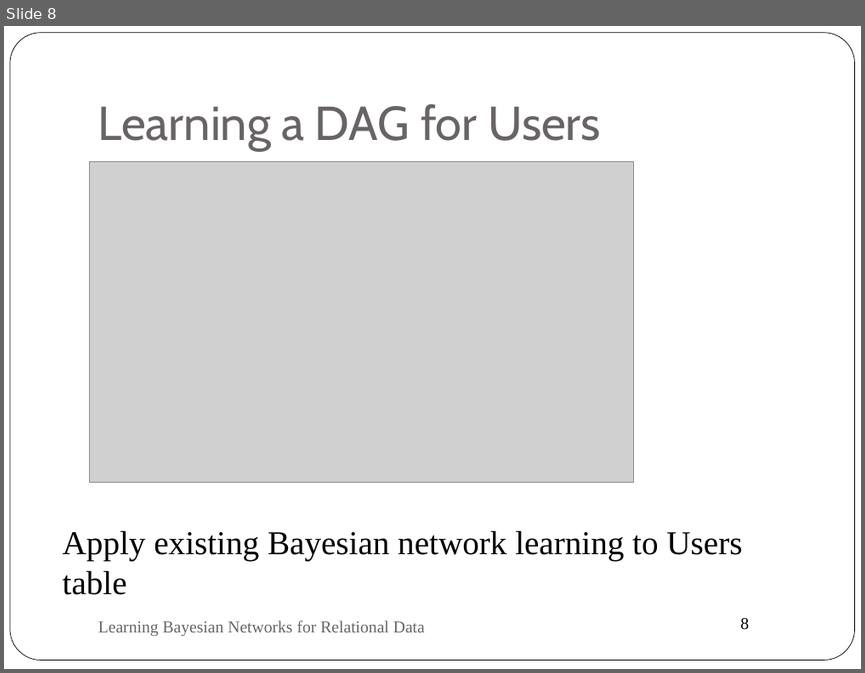
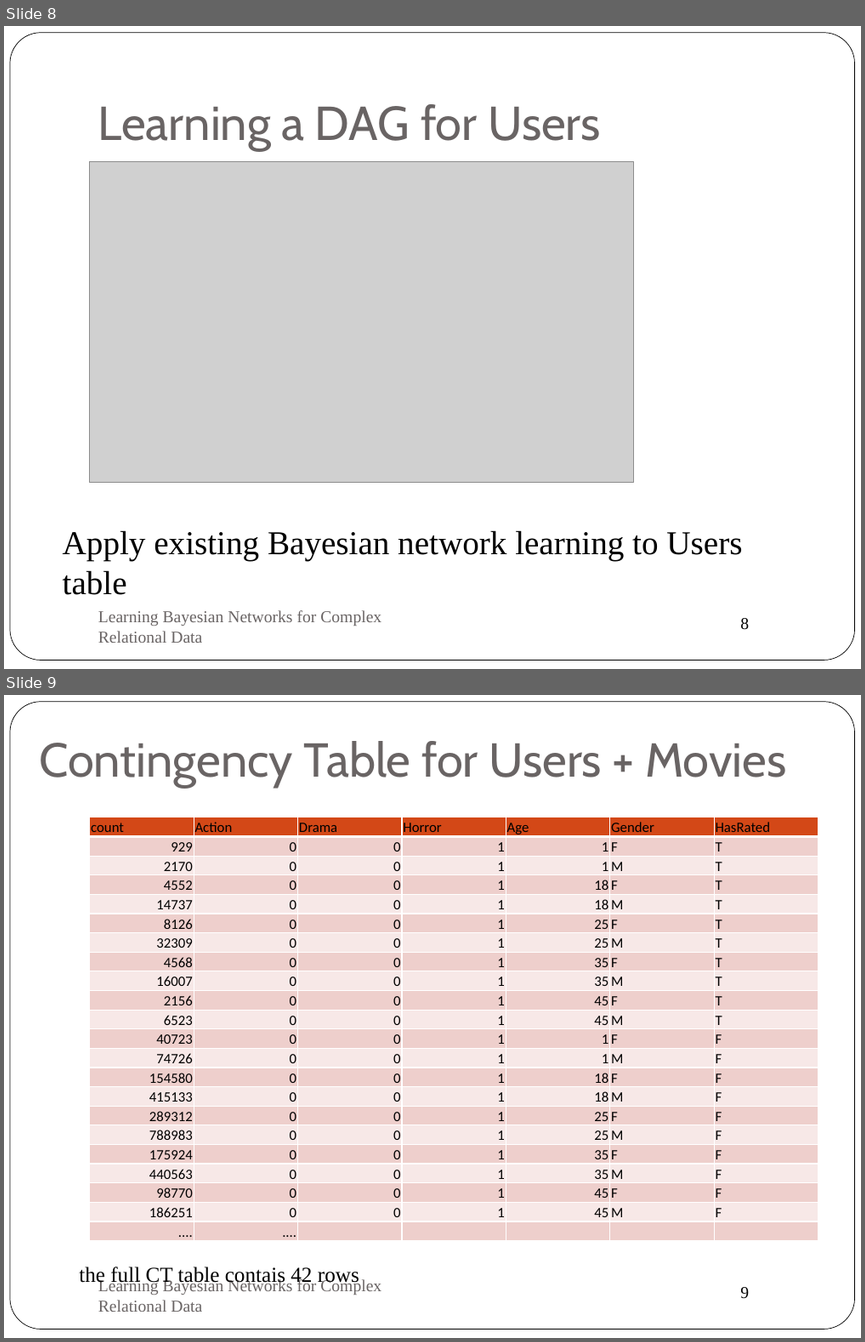
Before and after one commit to oschulte/srl-tutorial-slides, a slide deck: ch4-struc-learning.pptx. Shown one above the other, each under a label of ours: slide 8 before the commit, slides 8 and 9 after it. The pictures are 865x673 and 865x1342 pixels, drawn with LibreOffice and Linux fonts; fonts in the diff are those of the drawing; grey boxes stand for pictures. Boxes give left, top, right and bottom in pixels: in the first picture for what was removed or moved away, otherwise in the second. Text is boxed around its words. In the diff, an @@ line names an element or a change of style, - is before the commit and + after.

Commit message:
new structure learning part

```diff
--- a/ch4-struc-learning.pptx
+++ b/ch4-struc-learning.pptx
@@ slide 9 added at bbox=[4, 695, 861, 1338], background #FFFFFF; not listed: 2 template elements that a slide beside it also shows @@
@@ title added at bbox=[39, 741, 786, 788], 40 pt, text #696464 @@
+Contingency Table for Users + Movies
@@ table added at bbox=[90, 817, 816, 1241], 22 rows, 7 columns @@
+count | Action | Drama | Horror | Age | Gender | HasRated
+929 | 0 | 0 | 1 | 1 | F | T
+2170 | 0 | 0 | 1 | 1 | M | T
+4552 | 0 | 0 | 1 | 18 | F | T
+14737 | 0 | 0 | 1 | 18 | M | T
+8126 | 0 | 0 | 1 | 25 | F | T
+32309 | 0 | 0 | 1 | 25 | M | T
+4568 | 0 | 0 | 1 | 35 | F | T
+16007 | 0 | 0 | 1 | 35 | M | T
+2156 | 0 | 0 | 1 | 45 | F | T
+6523 | 0 | 0 | 1 | 45 | M | T
+40723 | 0 | 0 | 1 | 1 | F | F
+74726 | 0 | 0 | 1 | 1 | M | F
+154580 | 0 | 0 | 1 | 18 | F | F
+415133 | 0 | 0 | 1 | 18 | M | F
+289312 | 0 | 0 | 1 | 25 | F | F
+788983 | 0 | 0 | 1 | 25 | M | F
+175924 | 0 | 0 | 1 | 35 | F | F
+440563 | 0 | 0 | 1 | 35 | M | F
+98770 | 0 | 0 | 1 | 45 | F | F
+186251 | 0 | 0 | 1 | 45 | M | F
+.... | .... |  |  |  |  | 
@@ text added at bbox=[79, 1266, 359, 1287], 18 pt, text #000000 @@
+the full CT table contais 42 rows
@@ text added at bbox=[98, 1278, 381, 1311], 14 pt, text #696464 @@
+Learning Bayesian Networks for Complex Relational Data
@@ slide 8 changed as well @@
@@ text at bbox=[98, 610, 381, 642]: text changed @@
-Learning Bayesian Networks for Relational Data
+Learning Bayesian Networks for Complex Relational Data
```
Also in this commit, not shown: 11 other slides changed, 1 other slide added, 1 slide removed.
